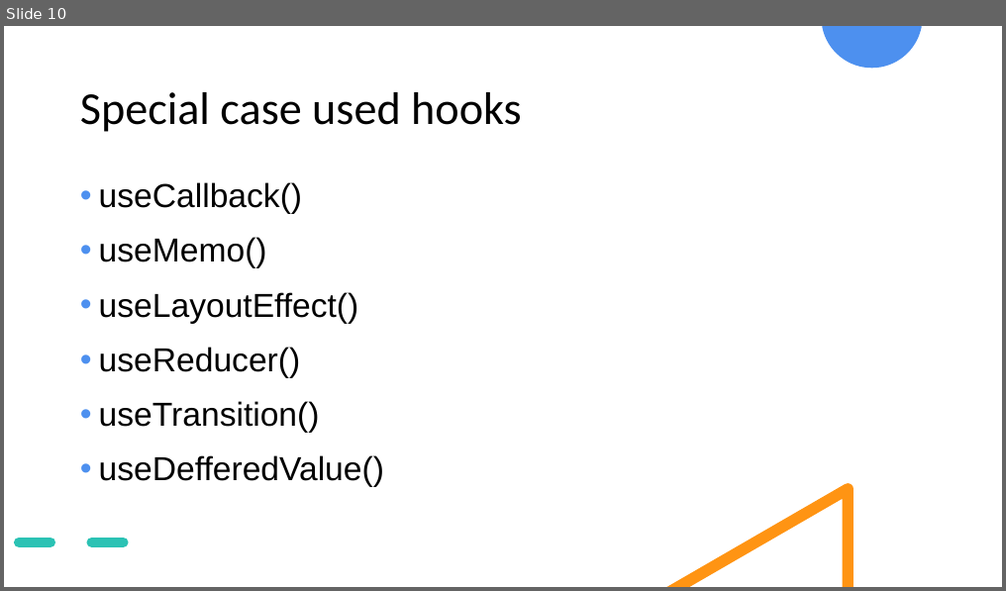
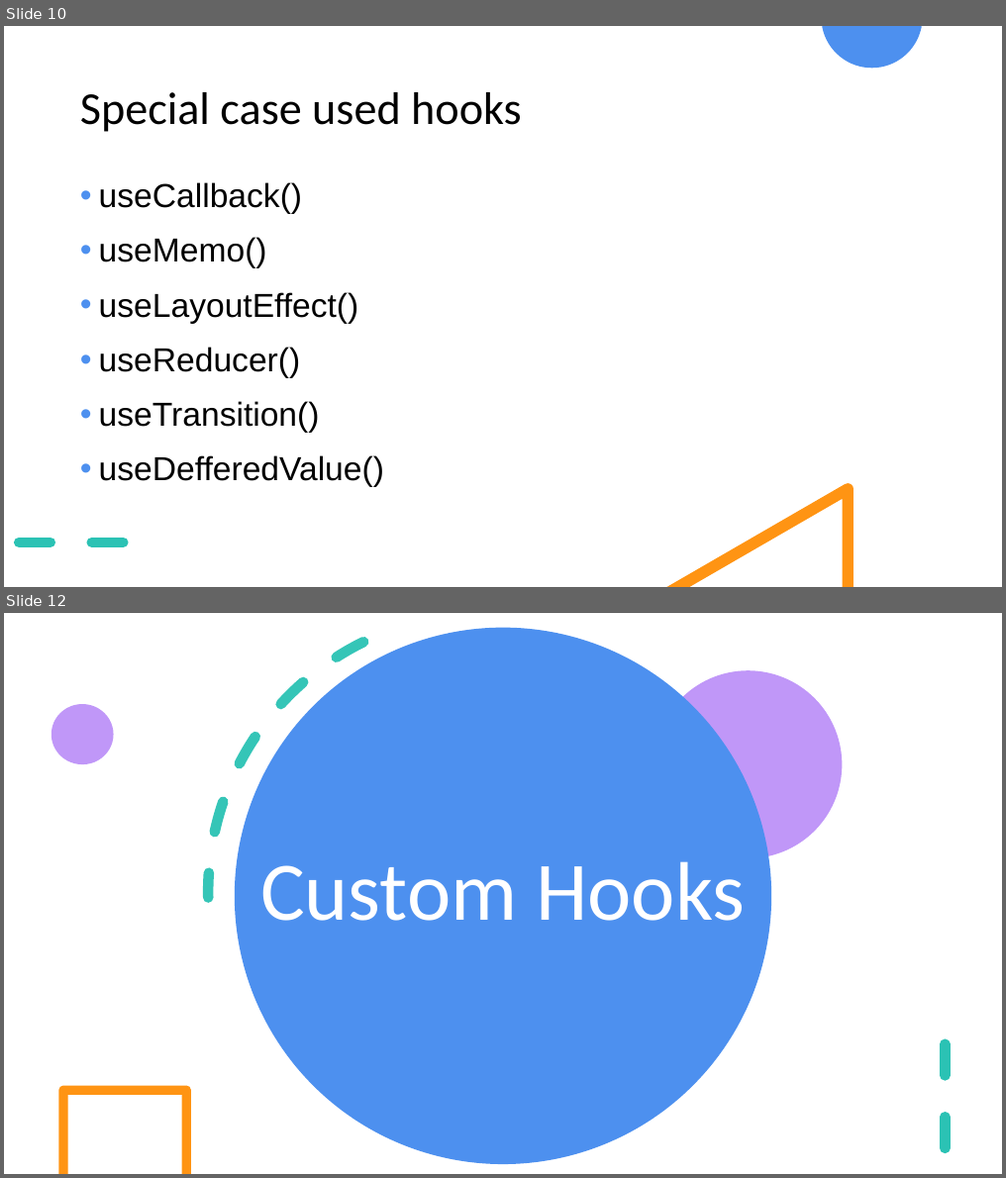
Before and after one commit to ompateldeveloper/learn-react-hooks, a slide deck: React & Hooks.pptx. Shown one above the other, each under a label of ours: slide 10 before the commit, slides 10 and 12 after it; the slides between them are not shown. The pictures are 1006x591 and 1006x1178 pixels, drawn with LibreOffice and Linux fonts; fonts in the diff are those of the drawing. Boxes give left, top, right and bottom in pixels: in the first picture for what was removed or moved away, otherwise in the second. Text is boxed around its words. In the diff, an @@ line names an element or a change of style, - is before the commit and + after.

Commit message:
some hooks added into example

```diff
--- a/React & Hooks.pptx
+++ b/React & Hooks.pptx
@@ slide 12 added at (4, 613, 1002, 1174), background #FFFFFF @@
@@ arc (boxed as its full ellipse) added at (114, 613, 860, 1174), outline #2BC2B4 10 pt dashed @@
@@ ellipse added at (235, 627, 771, 1164), fill #4D90EF @@
@@ ellipse added at (653, 670, 842, 859), fill #C097F8 @@
@@ ellipse added at (52, 704, 113, 765), fill #C097F8 @@
@@ title added at (260, 861, 745, 921), 80 pt, text #FFFFFF @@
+Custom Hooks
@@ line added from (945, 1045) to (945, 1174), #2BC2B4 10 pt dashed @@
@@ freeform shape added at (58, 1086, 191, 1174), fill #FF9413 @@
```
Also in this commit, not shown: 1 slide changed, 7 other slides added, 5 slides removed, 8 other files.
